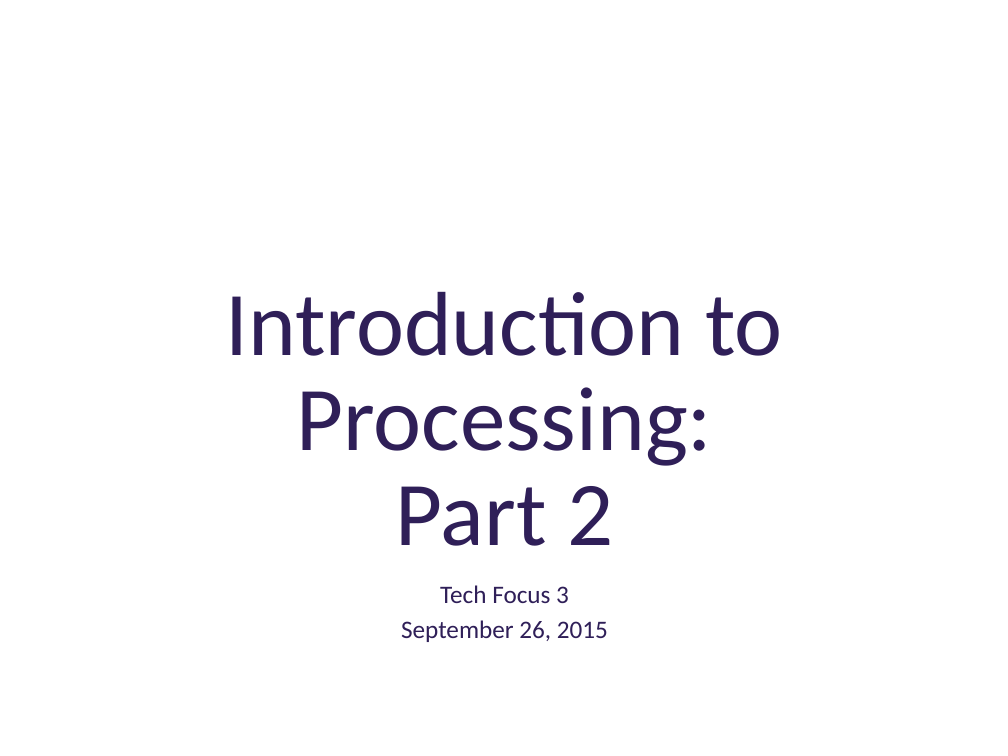
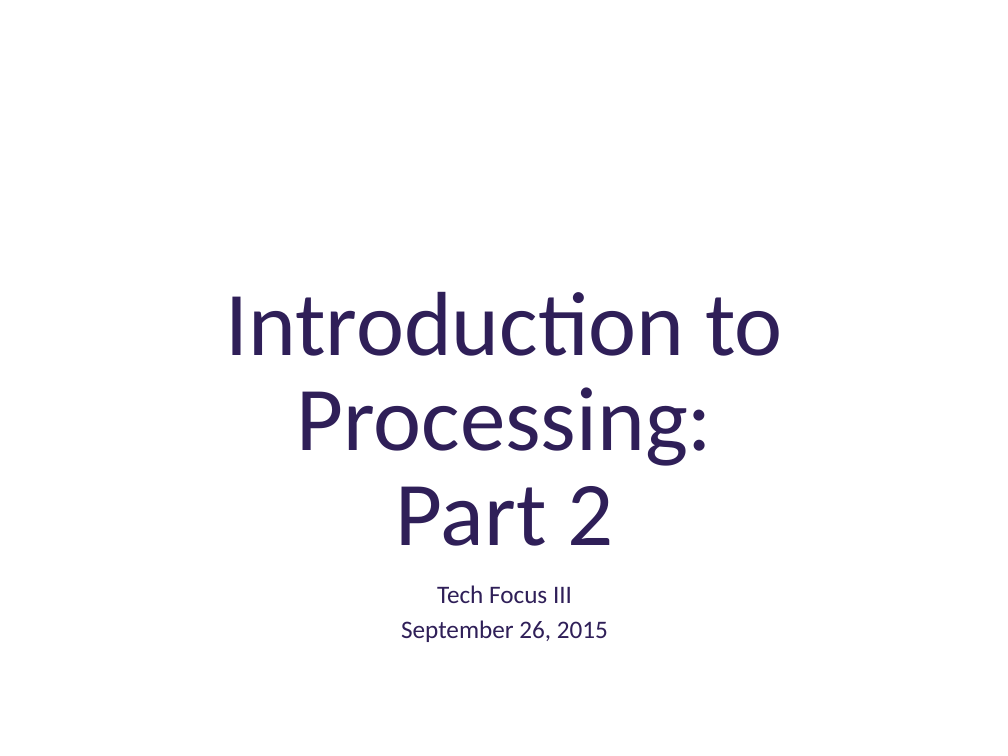
Before and after one commit to deenaengel/TF3_ProcessingSlides, a slide deck: slide 17 of Processing_Presentation_TF3_DE_notes.pptx (slide 16 before the commit). Drawn at 1008x756 pixels with LibreOffice and Linux fonts; fonts in the diff are those of the drawing; background and template pictures are left out. Boxes give left, top, right and bottom in pixels: in the first picture for what was removed or moved away, otherwise in the second. Text is boxed around its words. In the diff, an @@ line names an element or a change of style, - is before the commit and + after.

```diff
--- a/Processing_Presentation_TF3_DE_notes.pptx
+++ b/Processing_Presentation_TF3_DE_notes.pptx
@@ subtitle at (437,585,572,603): text changed @@
-Tech Focus 3
+Tech Focus III
```
Also in this commit, not shown: 22 slides added, 3 slides removed, 1 other file.
